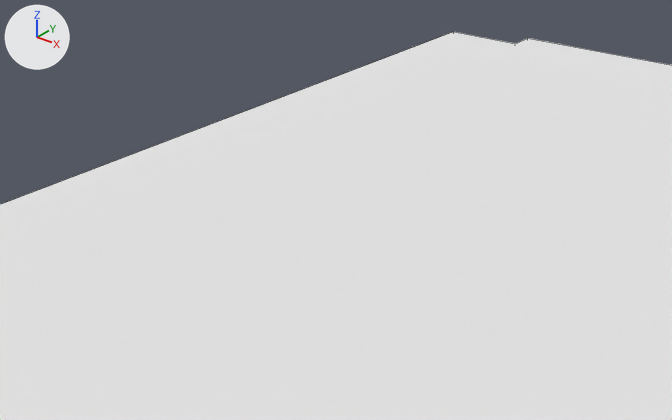
Two versions of the Blender file vl.vlabs.com.ua/models/hvac/bryantAirHandler/controlBoardHK61EA005/controlBoardHK61EA005.blend, one commit apart.
One viewpoint serves both versions: a camera (50 mm lens) standing at (0.307, -0.716, 0.281) and looking at (-0.056, -0.263, 0.0). Every picture has the same lights, and +X, +Y and +Z are marked at upper left. Mesh edges are drawn as thin lines.

In view in the first picture: 'controlBoardHK61EA005'.
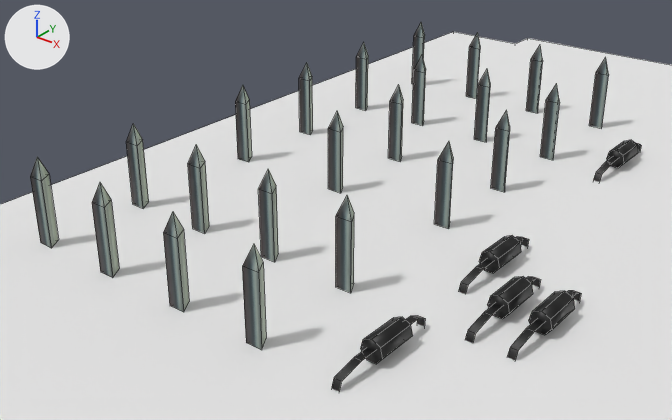
Commit message: VLabs: controlBoardHK61EA005 model improved

Edits to the bpy script that builds the scene:
```text
Add img_controlboardhk61ea005_jpg:
    img_controlboardhk61ea005_jpg = load_image('controlBoardHK61EA005.jpg', 'textures/controlBoardHK61EA005.jpg', 2048, 2048, 'sRGB')
Add mat_controlboardhk61ea005_jpg:
    mat_controlboardhk61ea005_jpg = principled_material('controlBoardHK61EA005.jpg')
    mat_controlboardhk61ea005_jpg.texture = img_controlboardhk61ea005_jpg
Add me_circle:
    me_circle.from_pydata(...)  # 304 vertices, 207 faces; spans x -0.244..0.062, y -0.169..0.259, z -0.004..0.06
    me_circle.polygons.foreach_set('use_smooth', [True] * 207)
    me_circle.materials.append(mat_controlboardhk61ea005_jpg)  # picture img_controlboardhk61ea005_jpg
Add ob_circle:
    ob_circle = bpy.data.objects.new('Circle', me_circle)
    ob_circle.location = (0.0754, -0.2568, 0.0025)
```

What differs and where, as boxes (x1, y1, x2, y2) in the pictures (672 x 420 px):
'Circle', added
    after: (30, 22, 641, 392)
